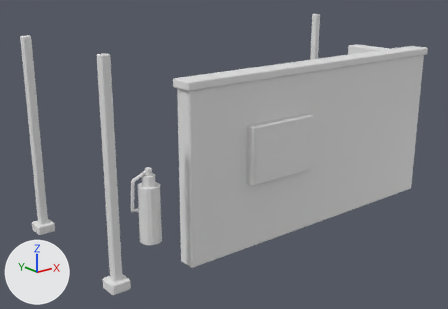
Before and after pictures for a commit that changed the OBJ model assets/tts/port-meridian-final-boarding/clinic-bay-open.obj.
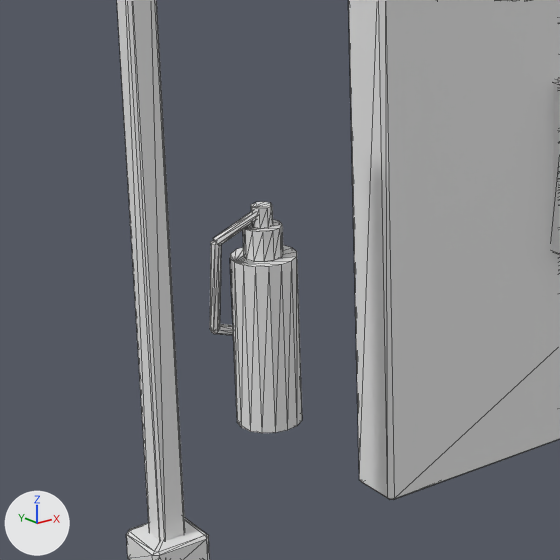
Each version appears first whole from a 50 mm camera at (-5.1, -5.97, 3.25) aimed at (-0.23, 0.11, 0.81), and next in a close-up on the part from 13% to 56% of the width and 32% to 93% of the height. Lighting does not change. The marker at lower left points along +X, +Y and +Z. The first two pictures are the older version. The close-ups show mesh edges as thin lines. Where no turn or scale is listed for an object, it has been applied to the vertices.

Script lines for the objects in view, before the commit:
```python
me_clinic_bay_open = bpy.data.meshes.new('clinic-bay-open')
me_clinic_bay_open.from_pydata(...)  # 1348 vertices, 2462 faces; spans x -2.49..2.55, y -1.03..1.16, z 0.0..2.42
ob_clinic_bay_open = bpy.data.objects.new('clinic-bay-open', me_clinic_bay_open)
ob_clinic_bay_open.location = (0.0, 0.0, 0.0)
```
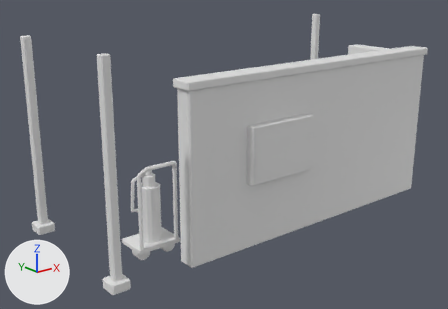
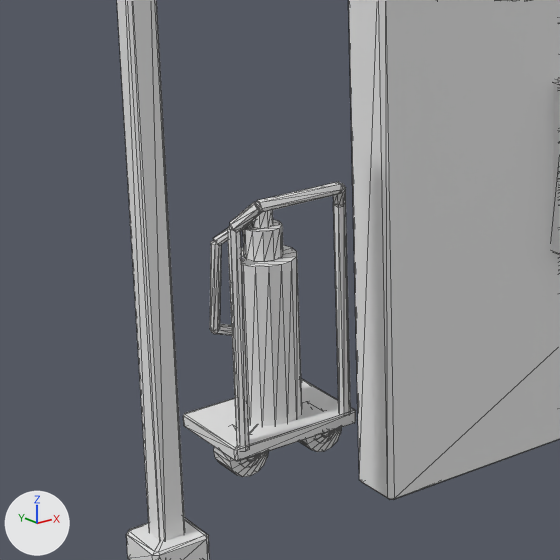
Where the change shows, as pixel boxes (x1, y1, x2, y2) in the close-ups (560 x 560 px):
```json
{"part": 1, "of": "me_clinic_bay_open", "change": "added", "after": [298, 427, 342, 452]}
{"part": 2, "of": "me_clinic_bay_open", "change": "added", "after": [314, 430, 334, 443], "on screen": "mostly hidden"}
{"part": 3, "of": "me_clinic_bay_open", "change": "added", "after": [214, 447, 268, 477]}
{"part": 4, "of": "me_clinic_bay_open", "change": "added", "after": [239, 454, 261, 468], "on screen": "mostly hidden"}
{"part": 5, "of": "me_clinic_bay_open", "change": "added", "after": [333, 202, 351, 416]}
{"part": 6, "of": "me_clinic_bay_open", "change": "added", "after": [256, 182, 343, 213]}
{"part": 7, "of": "me_clinic_bay_open", "change": "added", "after": [227, 226, 249, 452]}
{"part": 8, "of": "me_clinic_bay_open", "change": "added", "after": [183, 379, 356, 461]}
{"part": 9, "of": "me_clinic_bay_open", "change": "added", "after": [333, 183, 346, 207]}
{"part": 10, "of": "me_clinic_bay_open", "change": "added", "after": [230, 202, 261, 232]}
```

Scene script edits in JSON lines:
```json
{"block": "me_clinic_bay_open", "where": "# used by ob_clinic_bay_open; location = (0.0, 0.0, 0.0)"}
{"op": "remove", "block": "me_clinic_bay_open", "code": "me_clinic_bay_open.from_pydata(...)  # 1348 vertices, 2462 faces; spans x -2.49..2.55, y -1.03..1.16, z 0.0..2.42"}
{"op": "add", "block": "me_clinic_bay_open", "code": "me_clinic_bay_open.from_pydata(...)  # 1626 vertices, 2962 faces; spans x -2.49..2.55, y -1.03..1.16, z 0.0..2.42"}
{"block": "me_clinic_bay_open", "change": "me_clinic_bay_open part 1: a new loose piece, a 16-sided cylinder along y spanning x -1.57..-1.39, y -0.43..-0.31, z 0.01..0.18"}
{"block": "me_clinic_bay_open", "change": "me_clinic_bay_open part 2: a new loose piece, a 12-sided cylinder along y spanning x -1.527..-1.433, y -0.437..-0.303, z 0.044..0.138"}
{"block": "me_clinic_bay_open", "change": "me_clinic_bay_open part 3: a new loose piece, a 16-sided cylinder along y spanning x -1.91..-1.73, y -0.43..-0.31, z 0.01..0.18"}
{"block": "me_clinic_bay_open", "change": "me_clinic_bay_open part 4: a new loose piece, a 12-sided cylinder along y spanning x -1.867..-1.773, y -0.437..-0.303, z 0.044..0.138"}
{"block": "me_clinic_bay_open", "change": "me_clinic_bay_open part 5: a new loose piece, a 7-sided cylinder along z spanning x -1.444..-1.398, y -0.513..-0.467, z 0.17..1.04"}
{"block": "me_clinic_bay_open", "change": "me_clinic_bay_open part 6: a new loose piece, a 7-sided cylinder along x spanning x -1.81..-1.46, y -0.574..-0.528, z 1.097..1.143"}
{"block": "me_clinic_bay_open", "change": "me_clinic_bay_open part 7: a new loose piece, a 7-sided cylinder along z spanning x -1.902..-1.856, y -0.513..-0.467, z 0.16..1.04"}
{"block": "me_clinic_bay_open", "change": "me_clinic_bay_open part 8: a new loose piece of 32 vertices spanning x -1.92..-1.38, y -0.51..-0.11, z 0.13..0.18"}
{"block": "me_clinic_bay_open", "change": "me_clinic_bay_open part 9: a new loose piece of 14 vertices spanning x -1.48..-1.4, y -0.57..-0.47, z 1.02..1.14"}
{"block": "me_clinic_bay_open", "change": "me_clinic_bay_open part 10: a new loose piece of 14 vertices spanning x -1.9..-1.79, y -0.57..-0.47, z 1.02..1.14"}
{"block": "me_clinic_bay_open", "change": "other edits to the shape of me_clinic_bay_open do not show in these pictures"}
```
